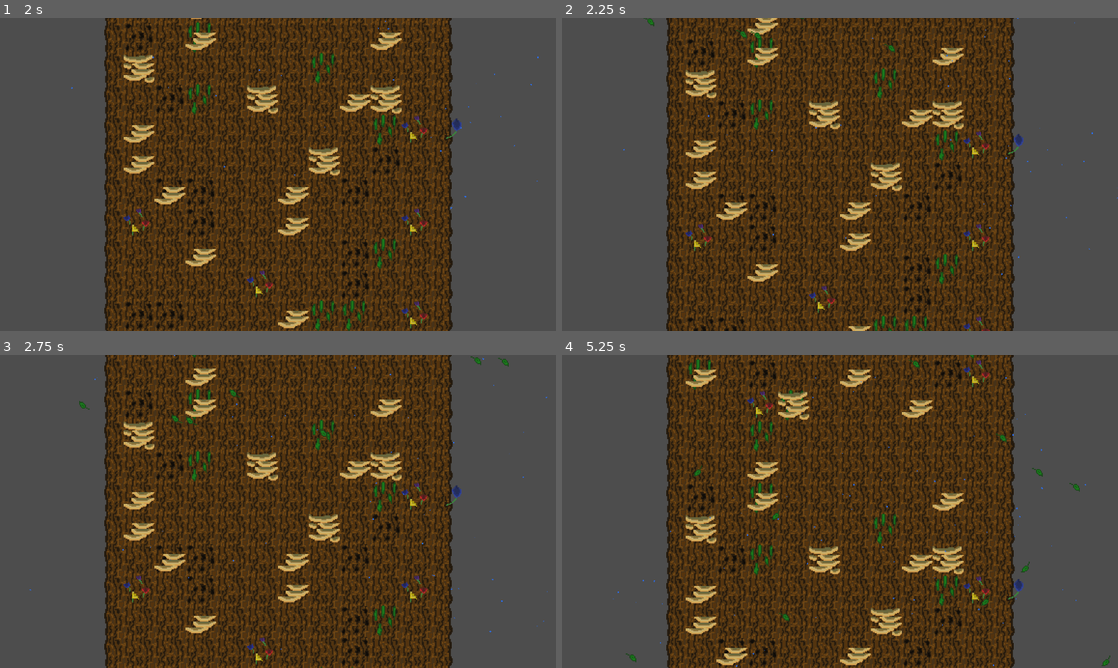
Above: before the commit, frames 1-4 (two rows, left to right).
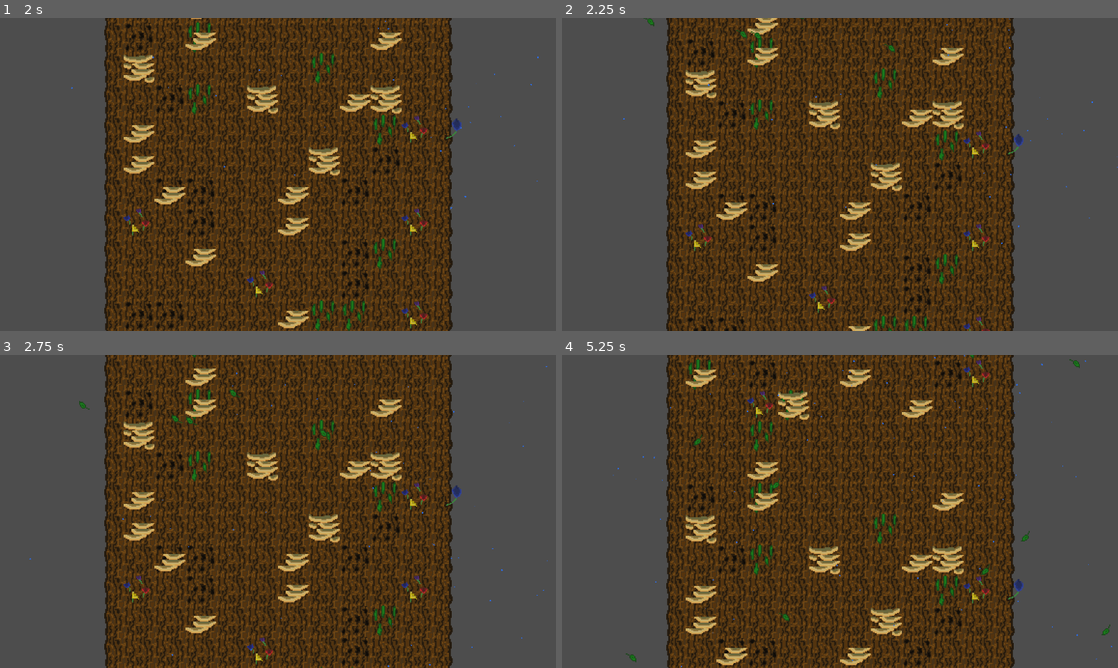
Above: after the commit, the same moments.

Repository: Team-Goose/brackeys-12-game-jam
Game: Godot game, scene res://game.tscn
Same seed, same stepped clock (60 frames per second), same inputs: the game is played once before the commit and once after it.
Inputs (mouse positions are in pixels of both pictures, inside the frame that each line leads up to):
- Up to frame 1 (2 s): click "Play!" at 0.5 s; tap Enter at 1.25 s; move the mouse to (105, 315) at 1.27 s; press the mouse at (105, 315) at 1.28 s; hold Right (right) from 1.28 s (still down)
- Up to frame 2 (2.25 s): move the mouse to (667, 284) at 2.02 s; release Right (right) at 2.03 s; release the mouse at (667, 284) at 2.03 s; hold Left (left) from 2.03 s (still down); right-click (667, 284) at 2.1 s; click (667, 284) at 2.17 s
- Up to frame 3 (2.75 s): keep holding Left (left)
- Up to frame 4 (5.25 s): move the mouse to (667, 621) at 2.77 s; release Left (left) at 2.78 s; press the mouse at (667, 621) at 2.78 s; hold Right (right) 2.78-4.28 s; move the mouse to (667, 621) at 3.52 s; release the mouse at (667, 621) at 3.53 s; right-click (667, 621) at 3.6 s; click (667, 621) at 3.67 s; move the mouse to (667, 621) at 4.27 s; press the mouse at (667, 621) at 4.28 s; hold Left (left) 4.28-5 s; tap Escape (esc) at 4.9 s; release the mouse at (667, 621) at 5 s; click "Play!" at 5 s

Frame 1 is identical in both runs. In frame 2, less than 0.1% of the frame differs, in the area x 11-100%, y 0-83%; in frame 3, 0.2%; in frame 4, 0.5%, in the area x 9-99%, y 0-100%.

Commit message:
moved storm to follow camera

Diff:
--- a/game.gd
+++ b/game.gd
@@ -2,12 +2,10 @@
 
 func _ready() -> void:
 	%TreeHoldMapper.visible = false
-	%Storm.visible = false
 
 func _input(event: InputEvent) -> void:
 	if event.is_action_pressed("esc"):
 		%TreeHoldMapper.visible = false
-		%Storm.visible = false
 		%MainMenu.visible = true
 
 func _on_cell_l_clicked(cell: TreeCell):
@@ -25,7 +23,6 @@
 func _on_main_menu_play_pressed() -> void:
 	%MainMenu.visible = false
 	%TreeHoldMapper.visible = true
-	%Storm.visible = true
 
 func _on_main_menu_options_pressed() -> void:
 	print("options pressed") # TODO
--- a/game.tscn
+++ b/game.tscn
@@ -1,17 +1,13 @@
-[gd_scene load_steps=5 format=3 uid="uid://dm4ge2oi5gmkp"]
+[gd_scene load_steps=4 format=3 uid="uid://dm4ge2oi5gmkp"]
 
 [ext_resource type="PackedScene" uid="uid://cmfpfrh6sjf03" path="res://scenes/tree_hold_mapper.tscn" id="1_o80iv"]
 [ext_resource type="Script" path="res://game.gd" id="1_vwq8j"]
-[ext_resource type="PackedScene" uid="uid://cogdeqoykfmnr" path="res://scenes/storm.tscn" id="3_t2nhj"]
 [ext_resource type="PackedScene" uid="uid://dq2mf370b64nx" path="res://scenes/main_menu.tscn" id="4_ogkj4"]
 
 [node name="Game" type="Node"]
 script = ExtResource("1_vwq8j")
 
 [node name="TreeHoldMapper" parent="." instance=ExtResource("1_o80iv")]
-unique_name_in_owner = true
-
-[node name="Storm" parent="." instance=ExtResource("3_t2nhj")]
 unique_name_in_owner = true
 
 [node name="MainMenu" parent="." instance=ExtResource("4_ogkj4")]
--- a/scenes/tree_hold_mapper.tscn
+++ b/scenes/tree_hold_mapper.tscn
@@ -1,6 +1,7 @@
-[gd_scene load_steps=2 format=3 uid="uid://cmfpfrh6sjf03"]
+[gd_scene load_steps=3 format=3 uid="uid://cmfpfrh6sjf03"]
 
 [ext_resource type="Script" path="res://scripts/tree_hold_mapper.gd" id="1_h3l8u"]
+[ext_resource type="PackedScene" uid="uid://cogdeqoykfmnr" path="res://scenes/storm.tscn" id="2_oymix"]
 
 [node name="TreeHoldMapper" type="Node2D"]
 script = ExtResource("1_h3l8u")
@@ -8,3 +9,6 @@
 [node name="TreeCam" type="Camera2D" parent="."]
 position = Vector2(576, 324)
 position_smoothing_enabled = true
+
+[node name="Storm" parent="TreeCam" instance=ExtResource("2_oymix")]
+position = Vector2(-576, -324)
